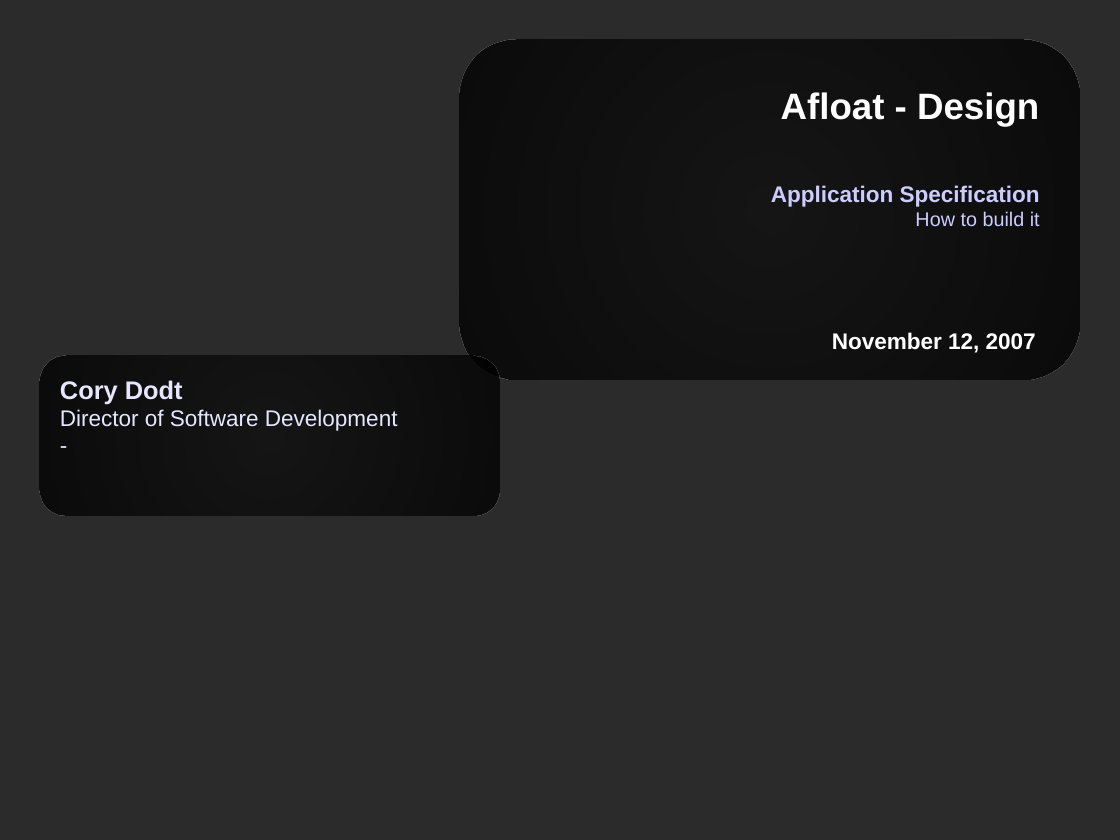
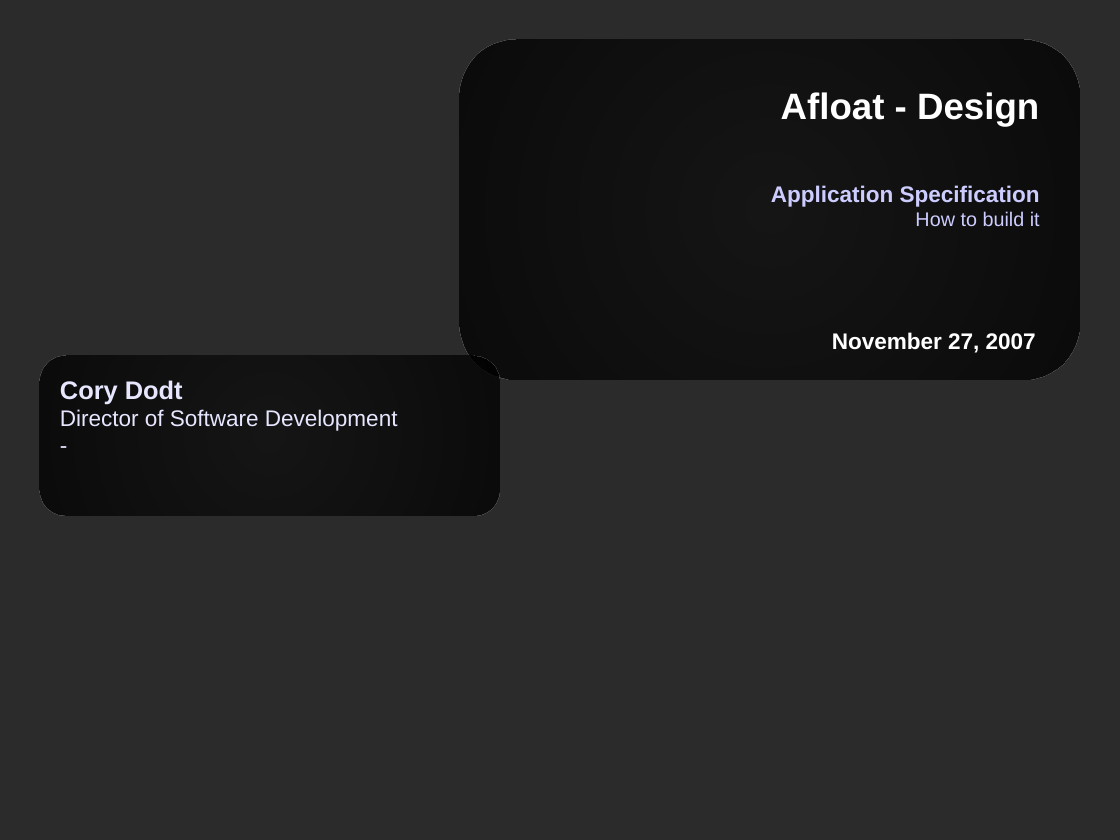
Before and after one commit to corydodt/Afloat, a slide deck: slide 1 of doc/afloat.odp. Drawn at 1120x840 pixels with LibreOffice and Linux fonts; fonts in the diff are those of the drawing; background and template pictures are left out; a plain dark background stands for a picture behind light text. Boxes give left, top, right and bottom in pixels: in the first picture for what was removed or moved away, otherwise in the second. Text is boxed around its words. In the diff, an @@ line names an element or a change of style, - is before the commit and + after.

```diff
--- a/doc/afloat.odp
+++ b/doc/afloat.odp
@@ text at [832, 332, 1036, 353]: text changed @@
-November 12, 2007
+November 27, 2007
```
Also in this commit, not shown: 1 slide added.
